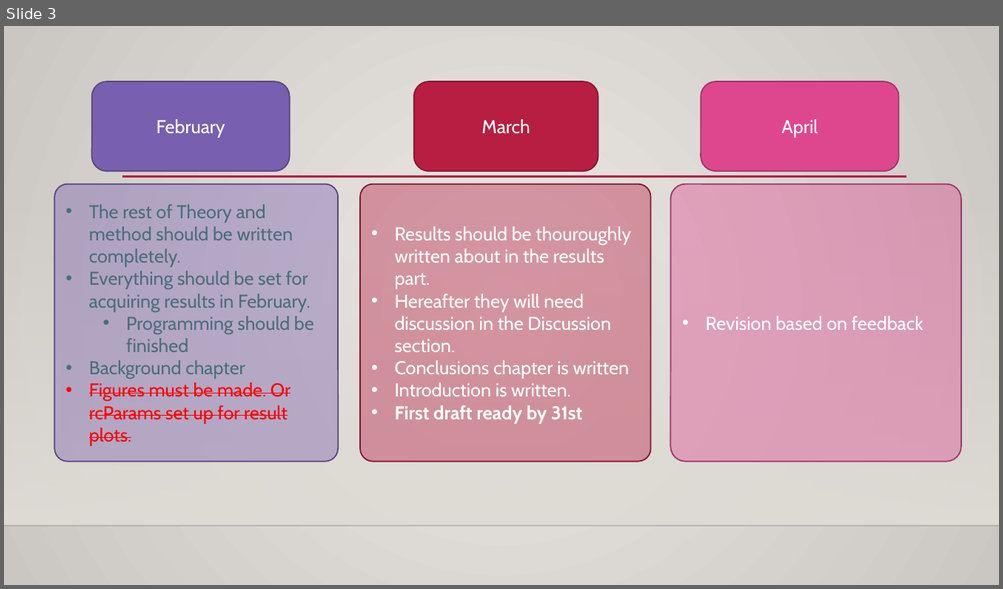
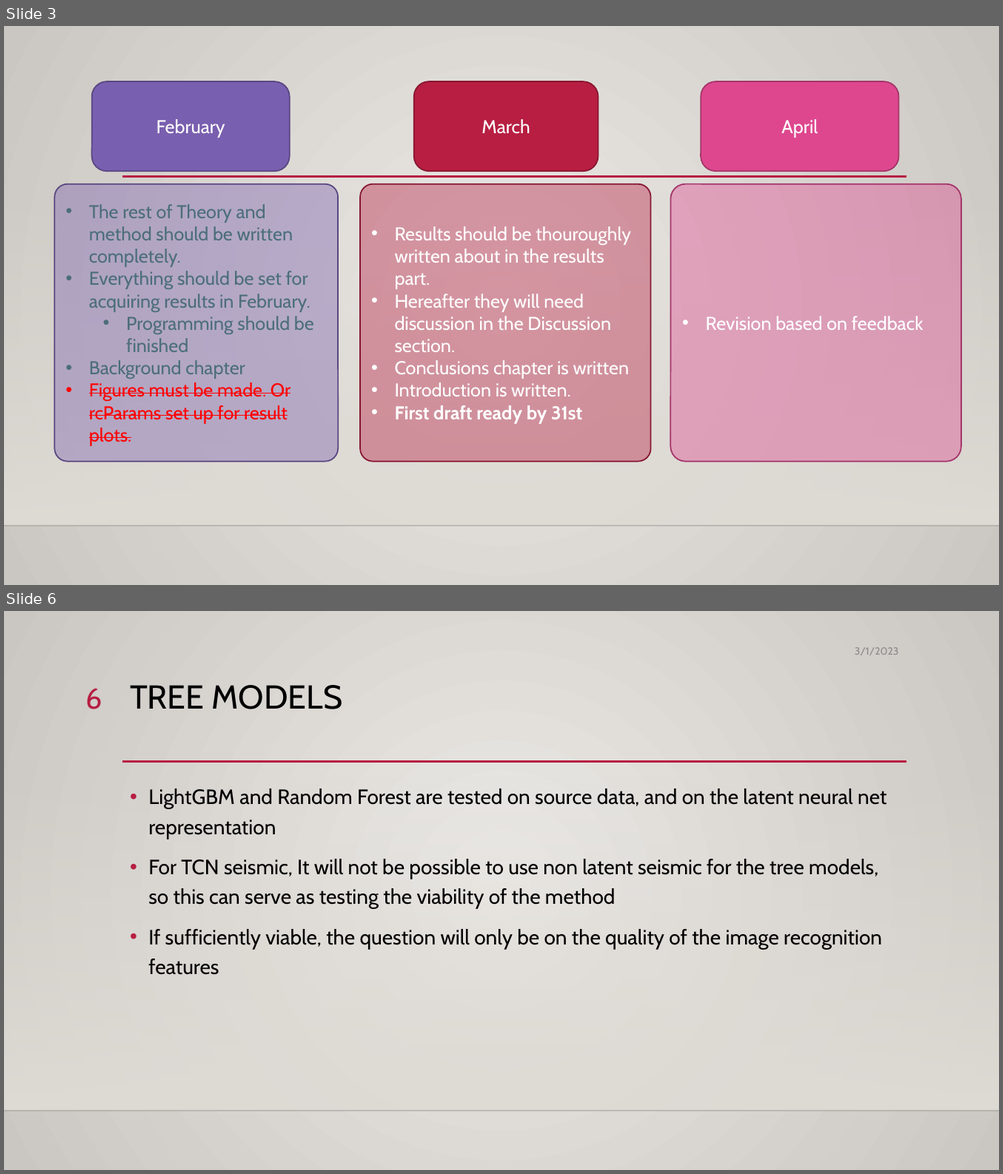
Before and after one commit to sjurmsc/MSC2023, a slide deck: Meeting Presentations/02.03.2023_General_Meeting.pptx. Shown one above the other, each under a label of ours: slide 3 before the commit, slides 3 and 6 after it; the slides between them are not shown. The pictures are 1003x589 and 1003x1174 pixels, drawn with LibreOffice and Linux fonts; fonts in the diff are those of the drawing; background and template pictures are left out. Boxes give left, top, right and bottom in pixels: in the first picture for what was removed or moved away, otherwise in the second. Text is boxed around its words. In the diff, an @@ line names an element or a change of style, - is before the commit and + after.

```diff
--- a/Meeting Presentations/02.03.2023_General_Meeting.pptx
+++ b/Meeting Presentations/02.03.2023_General_Meeting.pptx
@@ slide 6 added at (x1=4, y1=611, x2=999, y2=1170), background gradient #ECEAE7 to #CAC7C1; not listed: 3 template elements that a slide beside it also shows @@
@@ text added at (x1=854, y1=647, x2=899, y2=655), 10 pt, text #8C8C8C @@
+3/1/2023
@@ page number added at (x1=85, y1=688, x2=102, y2=709), 28 pt, text #B71E42 @@
+6
@@ title added at (x1=130, y1=685, x2=343, y2=709), 32 pt, text #000000 @@
+TREE MODELS
@@ text added at (x1=148, y1=789, x2=886, y2=975), 20 pt, text #000000 @@
+• LightGBM and Random Forest are tested on source data, and on the latent neural net representation
+• For TCN seismic, It will not be possible to use non latent seismic for the tree models, so this can serve as testing the viability of the method
+• If sufficiently viable, the question will only be on the quality of the image recognition features
```
Also in this commit, not shown: 2 slides changed, 9 other slides added.
